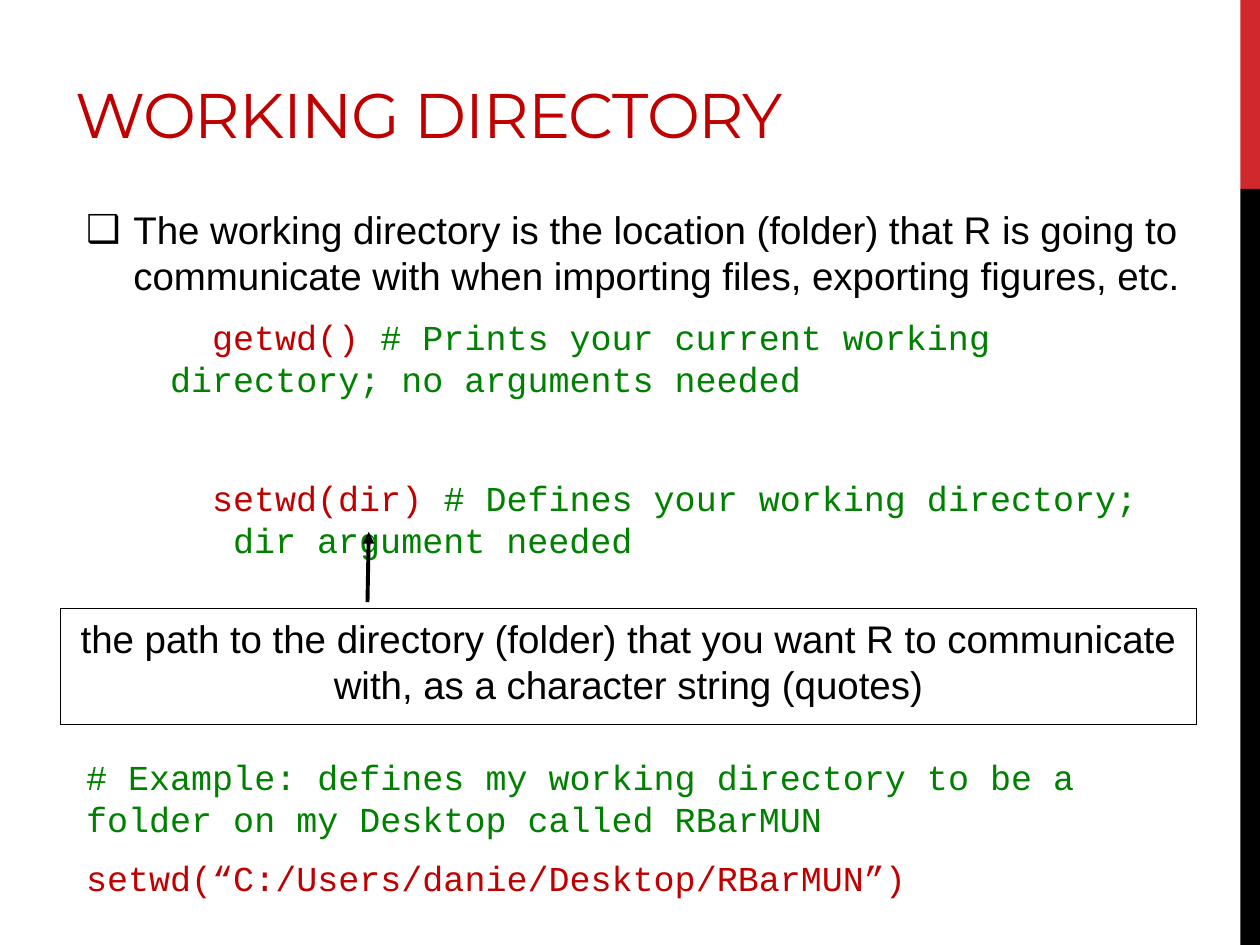
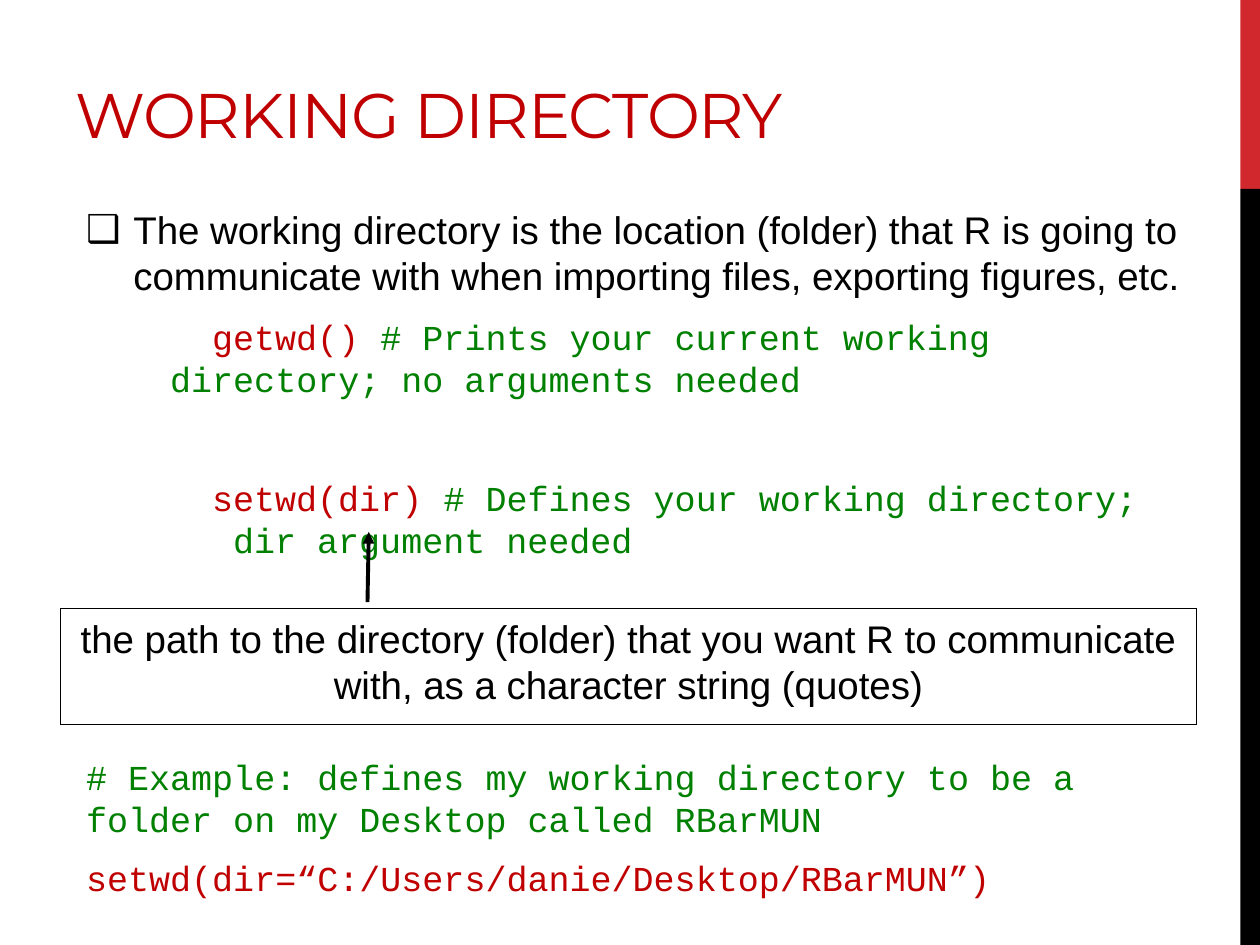
Before and after one commit to DanielleQuinn/RBarMUN, a slide deck: slide 9 of IntroWorkshop/RBar_IntroII.pptx. Drawn at 1260x945 pixels with LibreOffice and Linux fonts; fonts in the diff are those of the drawing. Boxes give left, top, right and bottom in pixels: in the first picture for what was removed or moved away, otherwise in the second. Text is boxed around its words. In the diff, an @@ line names an element or a change of style, - is before the commit and + after.

Commit message:
Updated ppt

```diff
--- a/IntroWorkshop/RBar_IntroII.pptx
+++ b/IntroWorkshop/RBar_IntroII.pptx
@@ text at [86, 867, 990, 899]: text changed @@
-setwd(“C:/Users/danie/Desktop/RBarMUN”)
+setwd(dir=“C:/Users/danie/Desktop/RBarMUN”)
```
Also in this commit, not shown: 9 other slides changed, 3 slides added, 3 slides removed.
